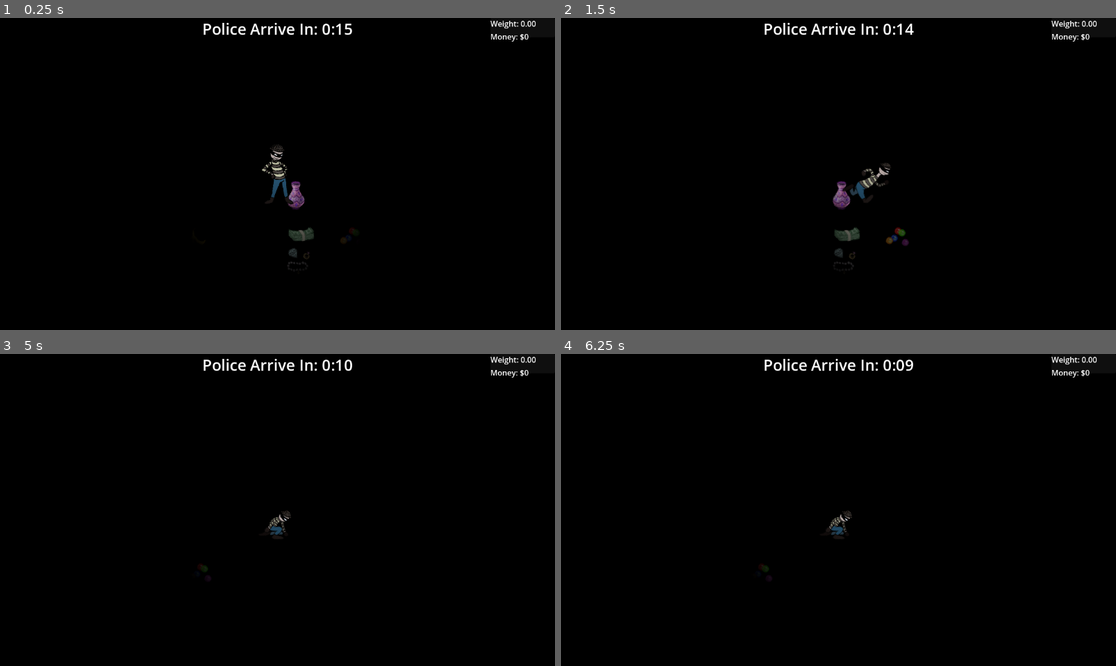
Above: before the commit, frames 1-4 (two rows, left to right).
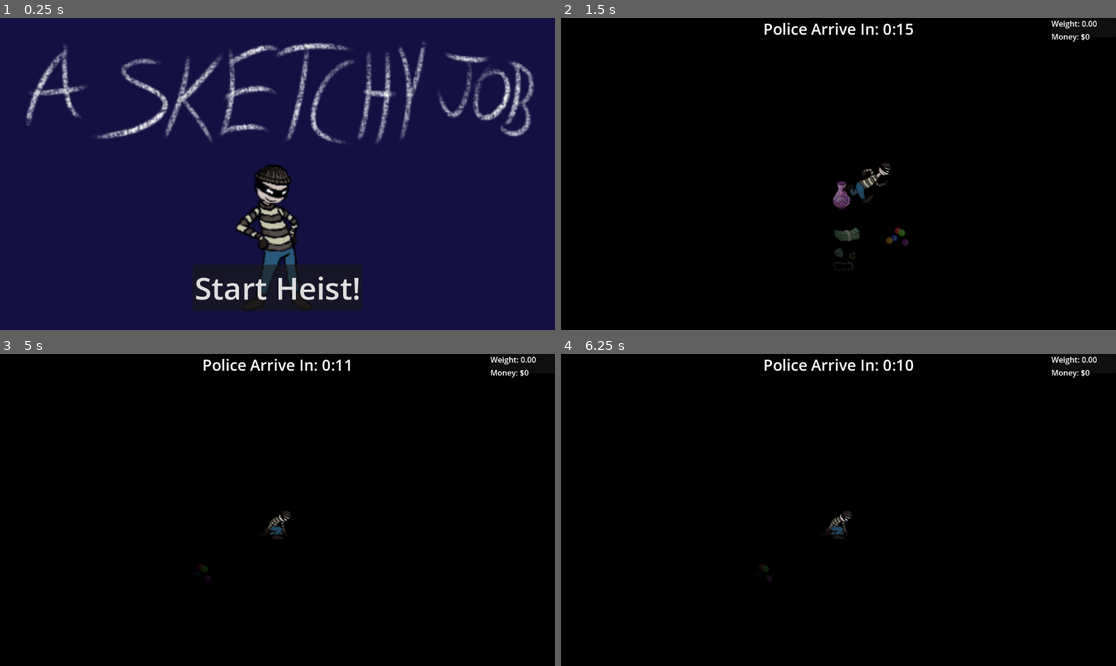
Above: after the commit, the same moments.

Repository: Enriquenf07/game-jam-march-2026
Game: Godot game, scene res://world/main.tscn
The game is run twice, just before and just after one commit, with the same random seed, the same clock (stepped at 60 frames per second) and the same inputs. Before the commit the project starts from res://world/world.tscn. The engine's default icon, where the game draws it, is replaced by a stand-in: a white triangle on a blue panel in a dark square. Sound files missing from this copy of the repository are replaced by a short silence.
Inputs (mouse positions are in pixels of both pictures, inside the frame that each line leads up to):
- Up to frame 1 (0.25 s): no input
- Up to frame 2 (1.5 s): click (838, 286) at 0.5 s, where only the run after the commit has a clickable "Start Heist!"; tap Enter at 1.25 s; hold D (right) from 1.28 s (still down); hold Shift (run) from 1.28 s (still down)
- Up to frame 3 (5 s): release D (right) at 2.03 s; release Shift (run) at 2.03 s; hold S (down) 2.03-2.78 s; tap E (interact) at 2.1 s; tap Shift (run) at 2.3, 3.6, 4.55 s; hold D (right) 2.78-3.53 s; hold Shift (run) 2.78-3.53 s; tap Space at 3.5 s; hold W (up) 3.53-4.28 s; tap Enter at 4.25 s; hold A (left) from 4.28 s (still down); hold E (interact) from 4.28 s (still down)
- Up to frame 4 (6.25 s): tap Space at 5 s; release E (interact) at 5.03 s; tap Shift (run) at 5.1 s; tap Enter at 5.75 s; release A (left) at 5.78 s; hold S (down) from 5.78 s (still down); hold Shift (run) from 5.78 s (still down)

The runs differ from the first frame. In frame 1, 99% of the frame differs, in the area x 0-100%, y 0-100%; in frame 2, less than 0.1%; in frame 3, less than 0.1%; in frame 4, less than 0.1%.

Commit message:
Added a title screen
Added a title screen and the ability to start the game and return to the title screen.

Diff:
--- a/project.godot
+++ b/project.godot
@@ -11,7 +11,7 @@
 [application]
 
 config/name="game-jam-heist"
-run/main_scene="uid://d2mjy2lf0mo6f"
+run/main_scene="uid://65pkel7wt1lr"
 config/features=PackedStringArray("4.6", "Forward Plus")
 config/icon="res://icon.svg"
 
--- /dev/null
+++ b/world/main.gd
@@ -0,0 +1,27 @@
+class_name Main
+extends Node
+
+var _starting_screen: TitleScreen
+var _game: World
+var _title_screen: PackedScene = preload("res://world/title_screen/title_screen.tscn")
+var _game_scene: PackedScene = preload("res://world/world.tscn")
+
+func _ready() -> void:
+	_game = _game_scene.instantiate()
+	_starting_screen = _title_screen.instantiate()
+	_starting_screen.connect("game_started", _on_game_started)
+	add_child(_starting_screen)
+
+func _on_game_started():
+	_game = _game_scene.instantiate()
+	_game.results_ui.connect("game_exited", _on_game_exited)
+	_starting_screen.disconnect("game_started", _on_game_started)
+	_starting_screen.queue_free()
+	add_child(_game)
+
+func _on_game_exited():
+	_starting_screen = _title_screen.instantiate()
+	_starting_screen.connect("game_started", _on_game_started)
+	_game.results_ui.disconnect("game_exited", _on_game_exited)
+	_game.queue_free()
+	add_child(_starting_screen)
--- /dev/null
+++ b/world/main.tscn
@@ -0,0 +1,6 @@
+[gd_scene format=3 uid="uid://65pkel7wt1lr"]
+
+[ext_resource type="Script" uid="uid://chp8ogvvcckmt" path="res://world/main.gd" id="1_hyim0"]
+
+[node name="Main" type="Node" unique_id=1520635968]
+script = ExtResource("1_hyim0")
--- a/world/results_screen/results_screen.gd
+++ b/world/results_screen/results_screen.gd
@@ -1,5 +1,7 @@
 class_name ResultsScreen
 extends CanvasLayer
+
+signal game_exited
 
 @export var _win_screen: Control
 @export var _score_text: Label
@@ -10,7 +12,7 @@
 	_score_text.text = "Total Stolen: $" + str(total_score)
 
 func _on_exit_button_pressed() -> void:
-	print("Return to Title Screen")
+	game_exited.emit()
 
 func show_lose_screen():
 	_lose_screen.show()
--- /dev/null
+++ b/world/title_screen/title_screen.gd
@@ -0,0 +1,8 @@
+class_name TitleScreen
+extends Control
+
+signal game_started
+
+
+func _on_start_button_pressed() -> void:
+	game_started.emit()
--- /dev/null
+++ b/world/title_screen/title_screen.tscn
@@ -0,0 +1,41 @@
+[gd_scene format=3 uid="uid://b385ttduwjsg6"]
+
+[ext_resource type="Texture2D" uid="uid://2a1qt1edgd7e" path="res://world/assets/title_screen_-_480x270.png" id="1_4m1em"]
+[ext_resource type="Script" uid="uid://di353tidx8l1d" path="res://world/title_screen/title_screen.gd" id="1_ybc8w"]
+
+[node name="TitleScreen" type="Control" unique_id=1089968276]
+layout_mode = 3
+anchors_preset = 15
+anchor_right = 1.0
+anchor_bottom = 1.0
+grow_horizontal = 2
+grow_vertical = 2
+script = ExtResource("1_ybc8w")
+
+[node name="TextureRect" type="TextureRect" parent="." unique_id=995425371]
+layout_mode = 1
+anchors_preset = 15
+anchor_right = 1.0
+anchor_bottom = 1.0
+grow_horizontal = 2
+grow_vertical = 2
+texture = ExtResource("1_4m1em")
+
+[node name="StartButton" type="Button" parent="." unique_id=2127355656]
+layout_mode = 1
+anchors_preset = 7
+anchor_left = 0.5
+anchor_top = 1.0
+anchor_right = 0.5
+anchor_bottom = 1.0
+offset_left = -176.5
+offset_top = -136.0
+offset_right = 176.5
+offset_bottom = -40.0
+grow_horizontal = 2
+grow_vertical = 0
+theme_override_font_sizes/font_size = 64
+text = "Start Heist!
+"
+
+[connection signal="pressed" from="StartButton" to="." method="_on_start_button_pressed"]
Binary file added: world/assets/title_screen_-_480x270.png
Not shown, added: world/assets/title_screen_-_480x270.png.import
Not shown, added: world/main.gd.uid
Not shown, added: world/title_screen/title_screen.gd.uid
